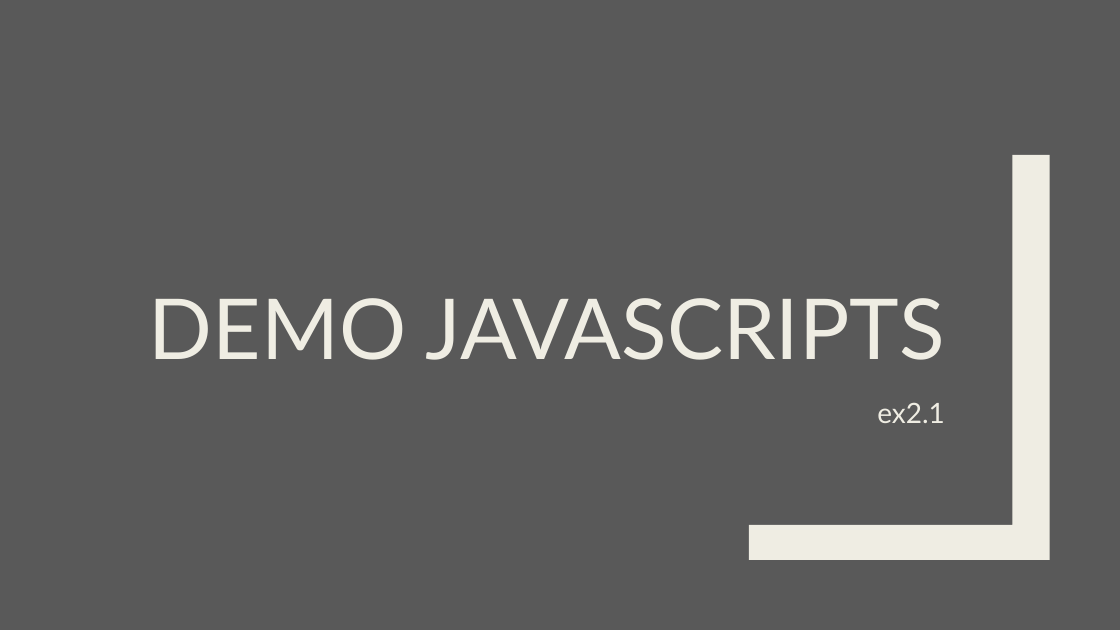
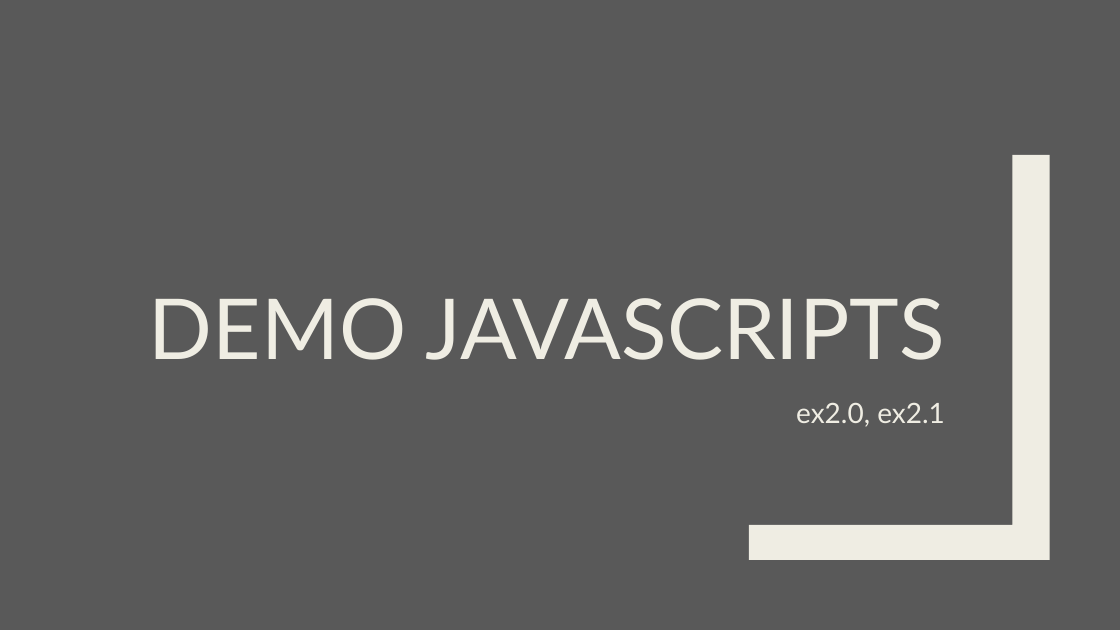
Before and after one commit to pkyurkchiev/mean-stack, a slide deck: slide 18 of presentations/nodeJS.pptx (slide 17 before the commit). Drawn at 1120x630 pixels with LibreOffice and Linux fonts; fonts in the diff are those of the drawing. Boxes give left, top, right and bottom in pixels: in the first picture for what was removed or moved away, otherwise in the second. Text is boxed around its words. In the diff, an @@ line names an element or a change of style, - is before the commit and + after.

```diff
--- a/presentations/nodeJS.pptx
+++ b/presentations/nodeJS.pptx
@@ text at (x1=796, y1=403, x2=945, y2=427): text changed @@
-ex2.1
+ex2.0, ex2.1
```
Also in this commit, not shown: 2 other slides changed, 2 slides added, 1 slide removed, 2 other files.
